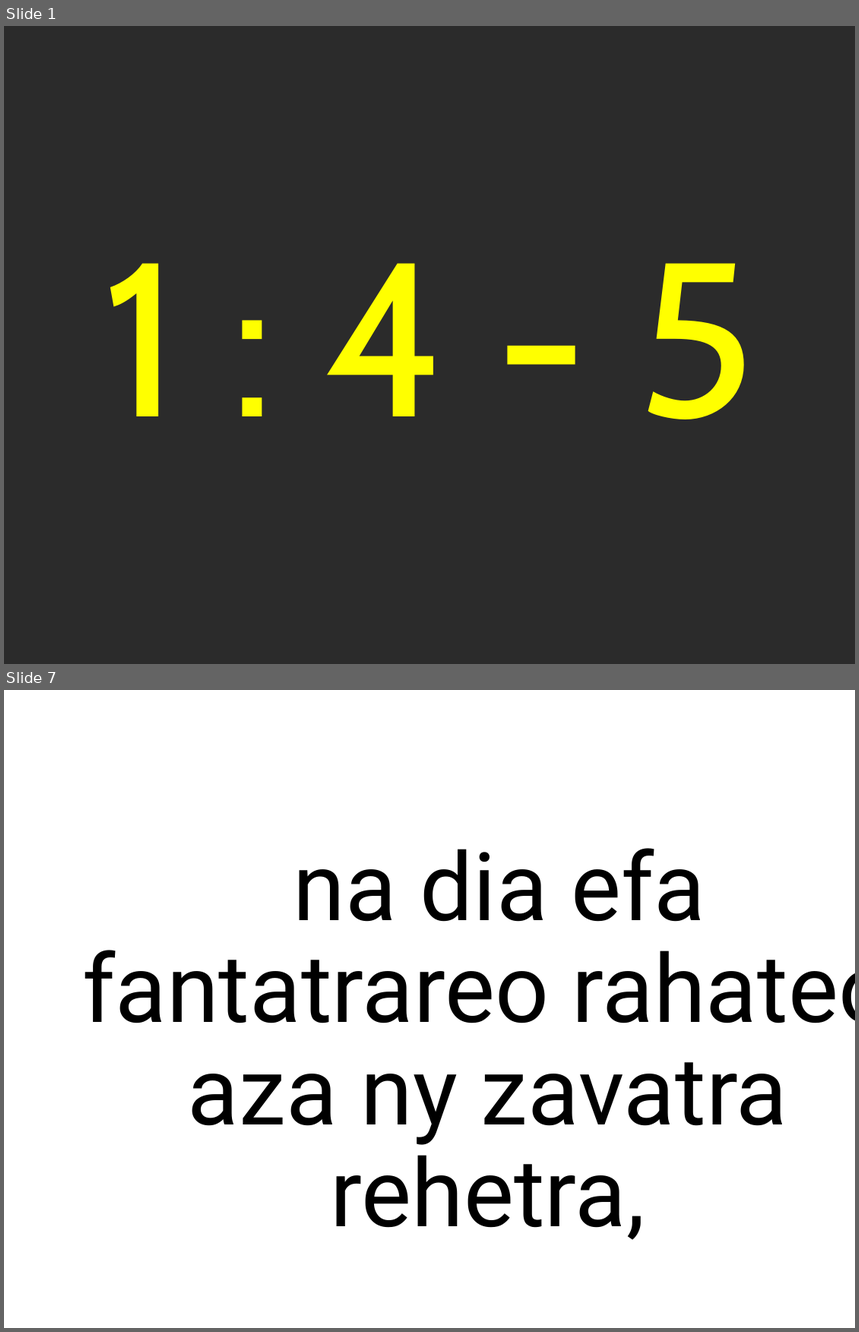
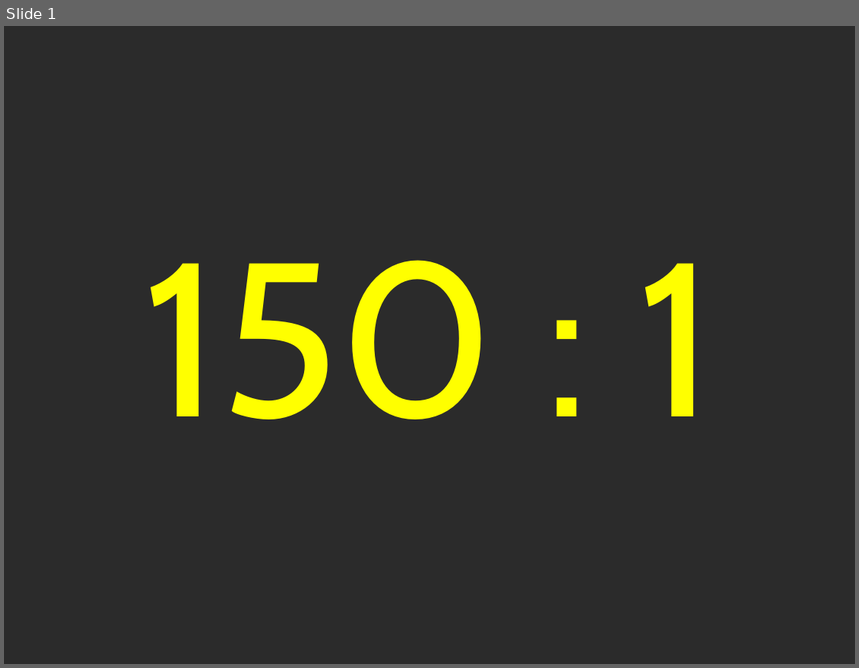
Before and after one commit to tsioryrovantsoa/baiboly-to-powerpoint, a slide deck: test.pptx. Shown one above the other, each under a label of ours: slides 1 and 7 before the commit, slide 1 after it; the slides between them are not shown. The pictures are 859x1332 and 859x668 pixels, drawn with LibreOffice and Linux fonts; fonts in the diff are those of the drawing; background and template pictures are left out; a plain dark background stands for a picture behind light text. Boxes give left, top, right and bottom in pixels: in the first picture for what was removed or moved away, otherwise in the second. Text is boxed around its words. In the diff, an @@ line names an element or a change of style, - is before the commit and + after.

```diff
--- a/test.pptx
+++ b/test.pptx
@@ slide 7 removed at <box>4,690,855,1328</box>, background picture (left out) @@
@@ title removed at <box>83,848,855,1240</box> @@
-na dia efa fantatrareo rahateo aza ny zavatra rehetra,
@@ slide 1 changed as well @@
@@ title at <box>143,260,716,420</box>: text changed @@
-Joda
-1 : 4 - 5
+Salamo
+150 : 1
```
Also in this commit, not shown: 1 slide added, 7 other slides removed, 3 other files.
